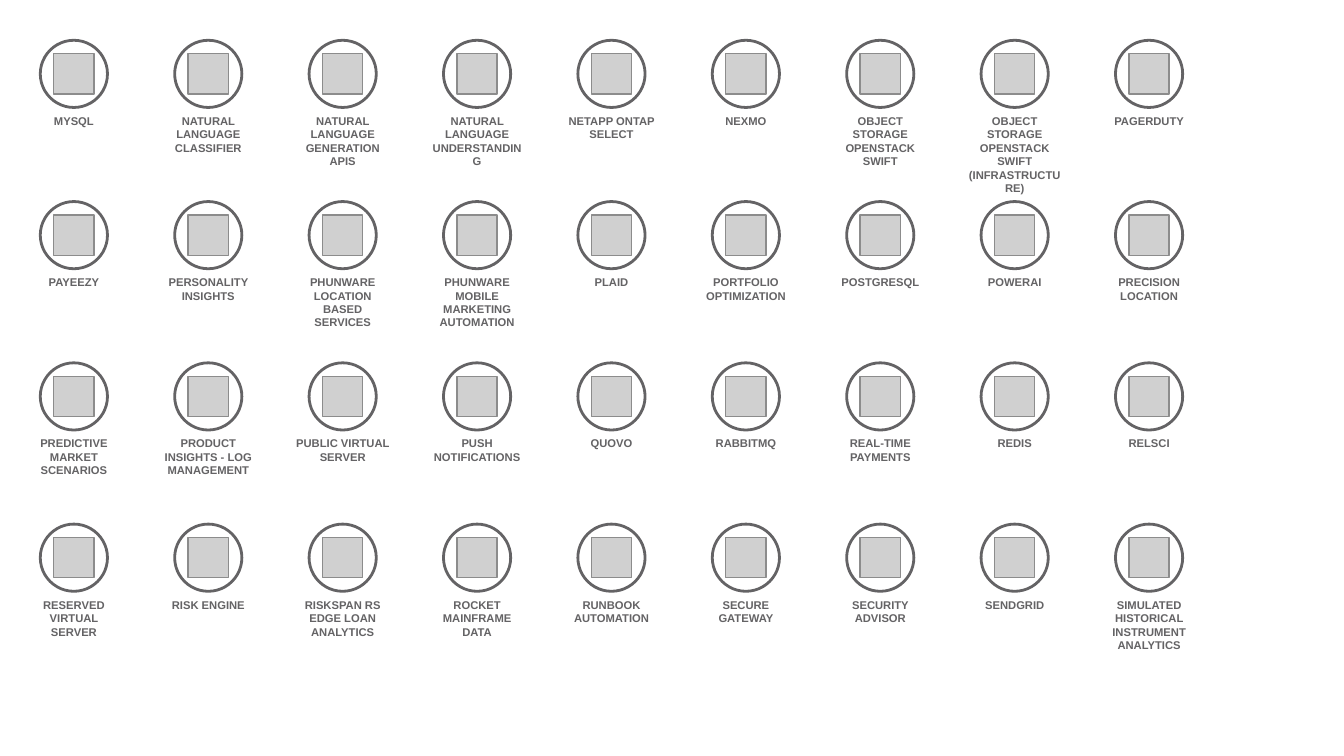
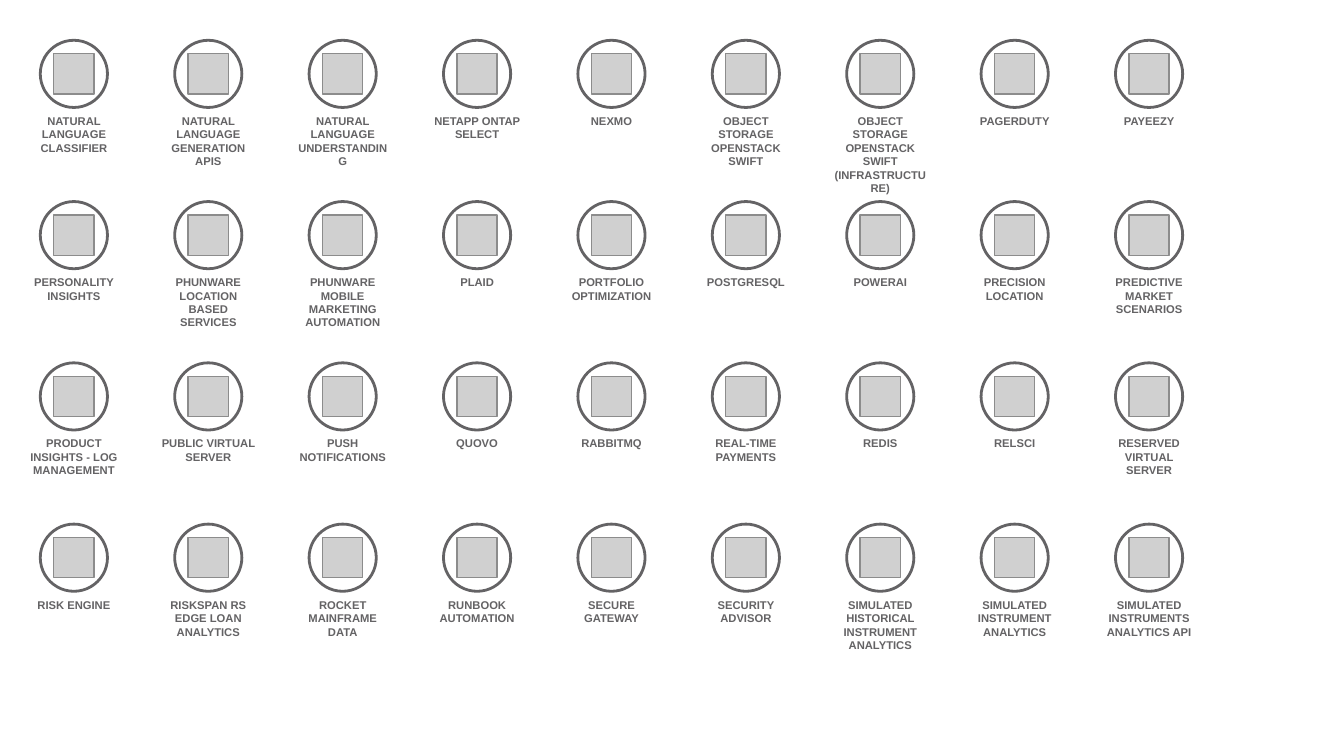
Before and after one commit to l2fprod/myarchitecture, a slide deck: slide 7 of mycatalog-architecture-diagram-template.pptx. Drawn at 1344x756 pixels with LibreOffice and Linux fonts; fonts in the diff are those of the drawing; grey boxes stand for pictures. Boxes give left, top, right and bottom in pixels: in the first picture for what was removed or moved away, otherwise in the second. Text is boxed around its words. In the diff, an @@ line names an element or a change of style, - is before the commit and + after.

```diff
--- a/mycatalog-architecture-diagram-template.pptx
+++ b/mycatalog-architecture-diagram-template.pptx
@@ text at box(41, 117, 108, 152): text changed @@
-MYSQL
+NATURAL LANGUAGE CLASSIFIER
@@ text at box(171, 117, 245, 165): text changed @@
-NATURAL LANGUAGE CLASSIFIER
+NATURAL LANGUAGE GENERATION APIS
@@ text at box(311, 117, 375, 138): text changed @@
-NATURAL LANGUAGE GENERATION APIS
+NATURAL LANGUAGE UNDERSTANDING
@@ text removed at box(445, 117, 509, 138) @@
-NATURAL LANGUAGE UNDERSTANDING
@@ text at box(711, 117, 781, 165): text changed @@
-OBJECT STORAGE OPENSTACK SWIFT (INFRASTRUCTURE)
+OBJECT STORAGE OPENSTACK SWIFT
@@ 3 texts: place and size @@
-3 texts at box(40, 278, 108, 636)
+3 texts at box(1115, 117, 1183, 474)
@@ 25 texts: place and size @@
-25 texts at box(165, 117, 1184, 636)
+25 texts at box(30, 117, 1050, 636)
@@ text added at box(844, 601, 917, 649), 6 pt, text #646365, bold @@
+SIMULATED HISTORICAL INSTRUMENT ANALYTICS
@@ text at box(978, 601, 1051, 636): text changed @@
-SENDGRID
+SIMULATED INSTRUMENT ANALYTICS
@@ text at box(1107, 601, 1192, 636): text changed @@
-SIMULATED HISTORICAL INSTRUMENT ANALYTICS
+SIMULATED INSTRUMENTS ANALYTICS API
```
Also in this commit, not shown: 17 other slides changed, 1 slide added, 1 slide removed.
